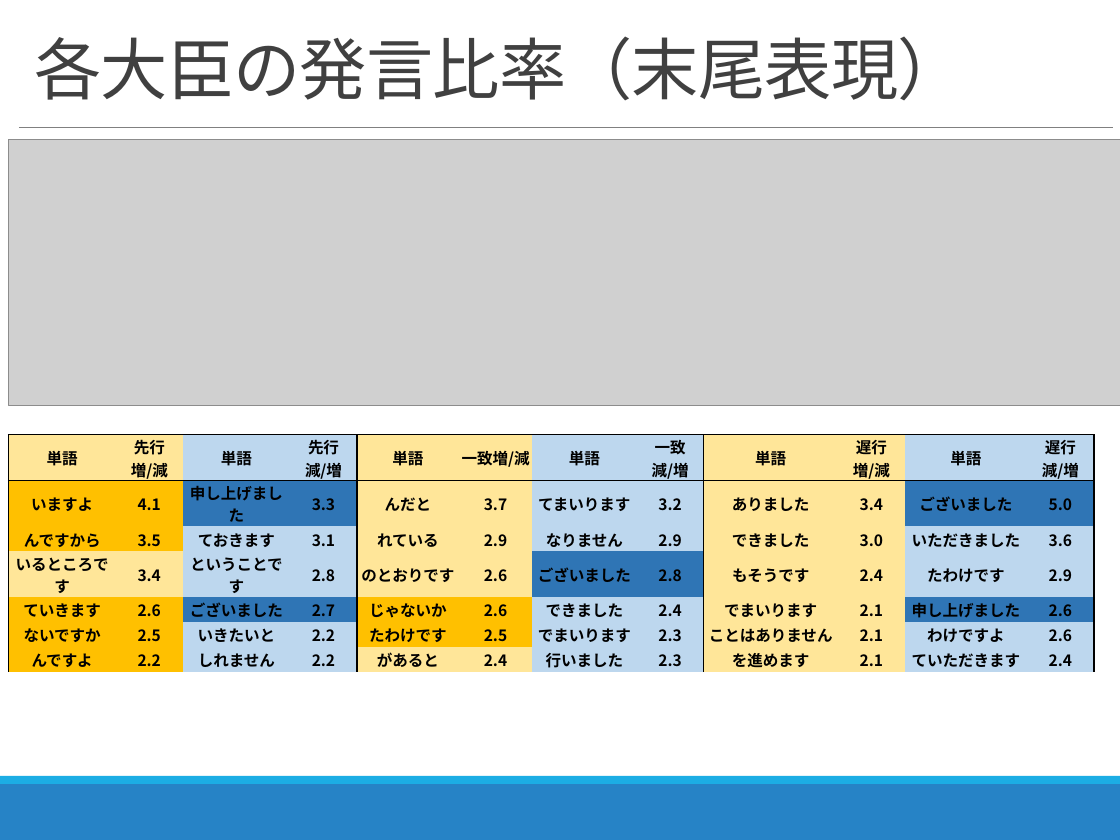
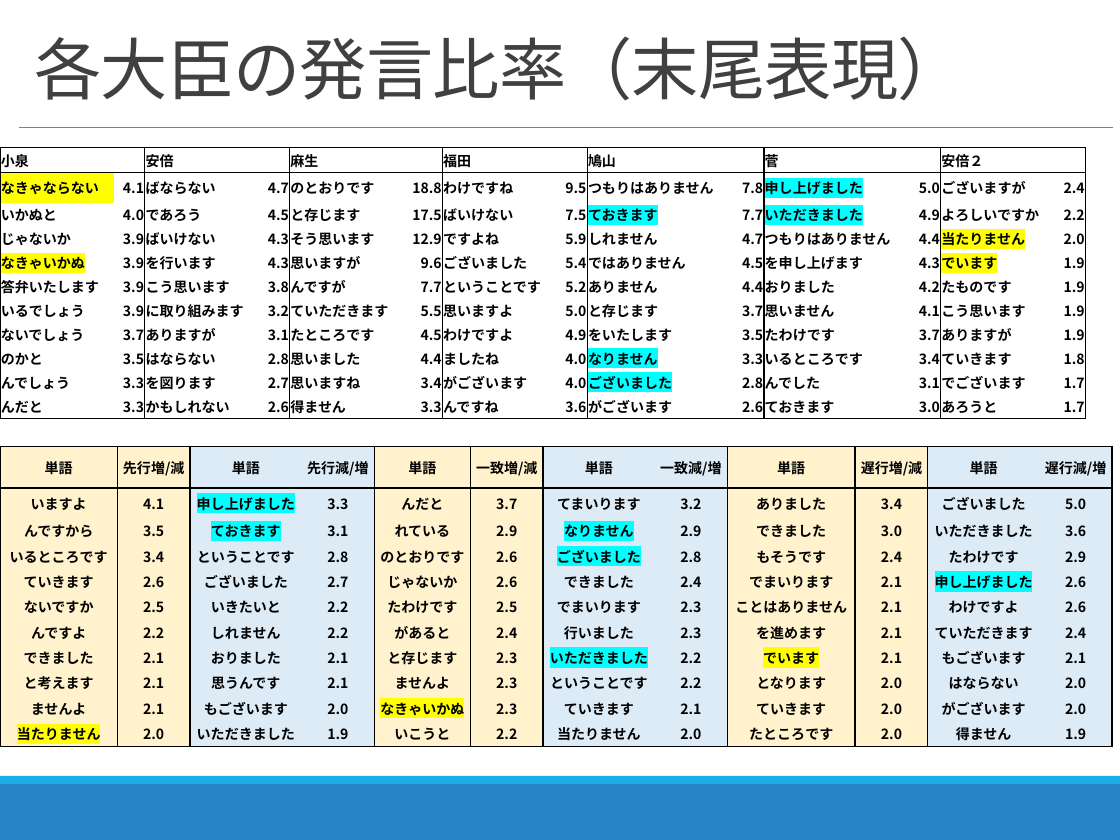
Before and after one commit to zerebom/amazon_sclapiing, a slide deck: slide 13 of 2018_11_07_進捗報告.pptx (slide 12 before the commit). Drawn at 1120x840 pixels with LibreOffice and Linux fonts; fonts in the diff are those of the drawing; grey boxes stand for pictures. Boxes give left, top, right and bottom in pixels: in the first picture for what was removed or moved away, otherwise in the second. Text is boxed around its words. In the diff, an @@ line names an element or a change of style, - is before the commit and + after.

```diff
--- a/2018_11_07_進捗報告.pptx
+++ b/2018_11_07_進捗報告.pptx
@@ table added at <box>0,148,1084,419</box>, 11 rows, 14 columns @@
+小泉 |  | 安倍 |  | 麻生 |  | 福田 |  | 鳩山 |  | 菅 |  | 安倍２ | 
+なきゃならない | 4.1 | ばならない | 4.7 | のとおりです | 18.8 | わけですね | 9.5 | つもりはありません | 7.8 | 申し上げました | 5.0 | ございますが | 2.4
+いかぬと | 4.0 | であろう | 4.5 | と存じます | 17.5 | ばいけない | 7.5 | ておきます | 7.7 | いただきました | 4.9 | よろしいですか | 2.2
+じゃないか | 3.9 | ばいけない | 4.3 | そう思います | 12.9 | ですよね | 5.9 | しれません | 4.7 | つもりはありません | 4.4 | 当たりません | 2.0
+なきゃいかぬ | 3.9 | を行います | 4.3 | 思いますが | 9.6 | ございました | 5.4 | ではありません | 4.5 | を申し上げます | 4.3 | でいます | 1.9
+答弁いたします | 3.9 | こう思います | 3.8 | んですが | 7.7 | ということです | 5.2 | ありません | 4.4 | おりました | 4.2 | たものです | 1.9
+いるでしょう | 3.9 | に取り組みます | 3.2 | ていただきます | 5.5 | 思いますよ | 5.0 | と存じます | 3.7 | 思いません | 4.1 | こう思います | 1.9
+ないでしょう | 3.7 | ありますが | 3.1 | たところです | 4.5 | わけですよ | 4.9 | をいたします | 3.5 | たわけです | 3.7 | ありますが | 1.9
+のかと | 3.5 | はならない | 2.8 | 思いました | 4.4 | ましたね | 4.0 | なりません | 3.3 | いるところです | 3.4 | ていきます | 1.8
+んでしょう | 3.3 | を図ります | 2.7 | 思いますね | 3.4 | がございます | 4.0 | ございました | 2.8 | んでした | 3.1 | でございます | 1.7
+んだと | 3.3 | かもしれない | 2.6 | 得ません | 3.3 | んですね | 3.6 | がございます | 2.6 | ておきます | 3.0 | あろうと | 1.7
@@ picture removed at <box>9,139,1120,404</box> @@
@@ table at <box>0,446,1114,748</box> @@
+row 8: できました | 2.1 | おりました | 2.1 | と存じます | 2.3 | いただきました | 2.2 | でいます | 2.1 | もございます | 2.1
+row 9: と考えます | 2.1 | 思うんです | 2.1 | ませんよ | 2.3 | ということです | 2.2 | となります | 2.0 | はならない | 2.0
+row 10: ませんよ | 2.1 | もございます | 2.0 | なきゃいかぬ | 2.3 | ていきます | 2.1 | ていきます | 2.0 | がございます | 2.0
+row 11: 当たりません | 2.0 | いただきました | 1.9 | いこうと | 2.2 | 当たりません | 2.0 | たところです | 2.0 | 得ません | 1.9
@@ table: place and size @@
-table at <box>9,435,1095,672</box>
+table at <box>0,446,1114,748</box>
```
Also in this commit, not shown: 9 other slides changed, 8 slides added, 24 other files.
